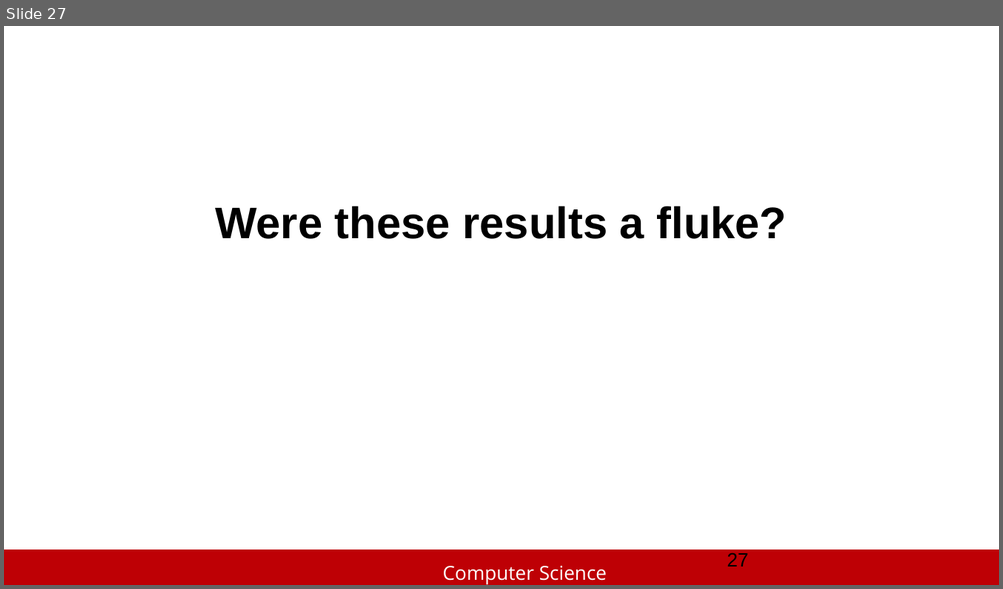
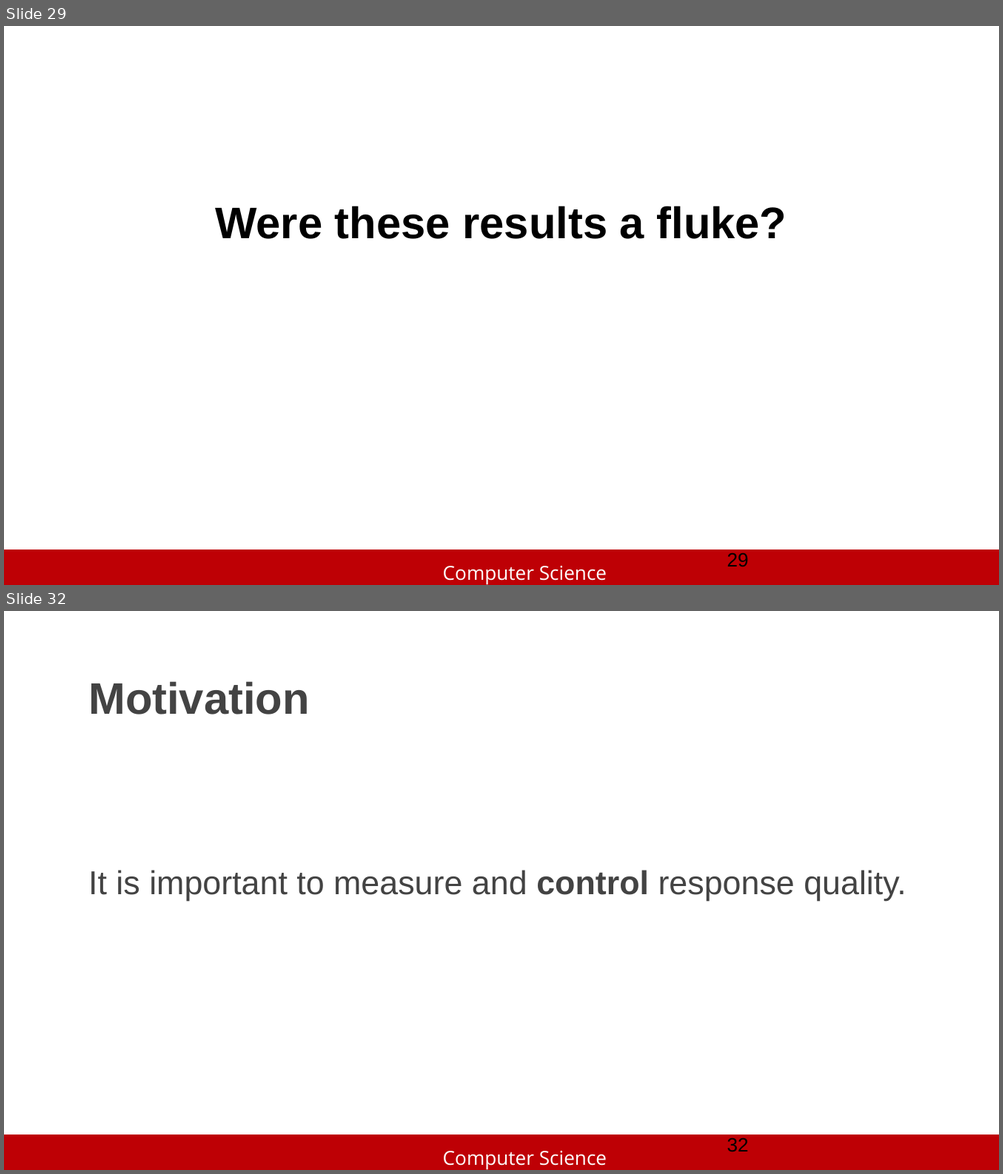
Before and after one commit to slhttc/slhttc.github.io, a slide deck: cv/Exploring Crowd Consistency in a Mechanical Turk Survey.pptx. Shown one above the other, each under a label of ours: slide 27 before the commit, slides 29 and 32 after it; the slides between them are not shown. The pictures are 1003x589 and 1003x1174 pixels, drawn with LibreOffice and Linux fonts; fonts in the diff are those of the drawing; background and template pictures are left out. Boxes give left, top, right and bottom in pixels: in the first picture for what was removed or moved away, otherwise in the second. Text is boxed around its words. In the diff, an @@ line names an element or a change of style, - is before the commit and + after.

```diff
--- a/cv/Exploring Crowd Consistency in a Mechanical Turk Survey.pptx
+++ b/cv/Exploring Crowd Consistency in a Mechanical Turk Survey.pptx
@@ slide 32 added at (x1=4, y1=611, x2=999, y2=1170), background #FFFFFF; not listed: 2 template elements that a slide beside it also shows @@
@@ title added at (x1=88, y1=681, x2=309, y2=715), 32 pt, text #434343, bold @@
+Motivation
@@ subtitle added at (x1=88, y1=870, x2=906, y2=901), 24 pt, text #434343 @@
+It is important to measure and control response quality.
@@ page number added at (x1=727, y1=1138, x2=748, y2=1153), 14 pt, text #000000 @@
+32
@@ what was slide 27 is now slide 29 @@
@@ page number at (x1=727, y1=553, x2=748, y2=568): text changed @@
-27
+29
```
Also in this commit, not shown: 6 slides changed, 6 other slides added, 3 slides removed.
